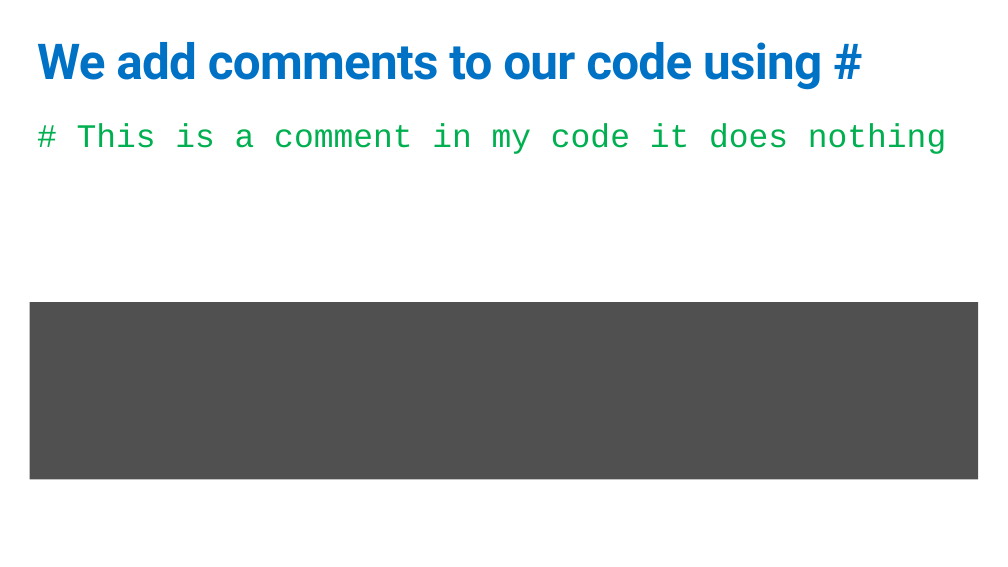
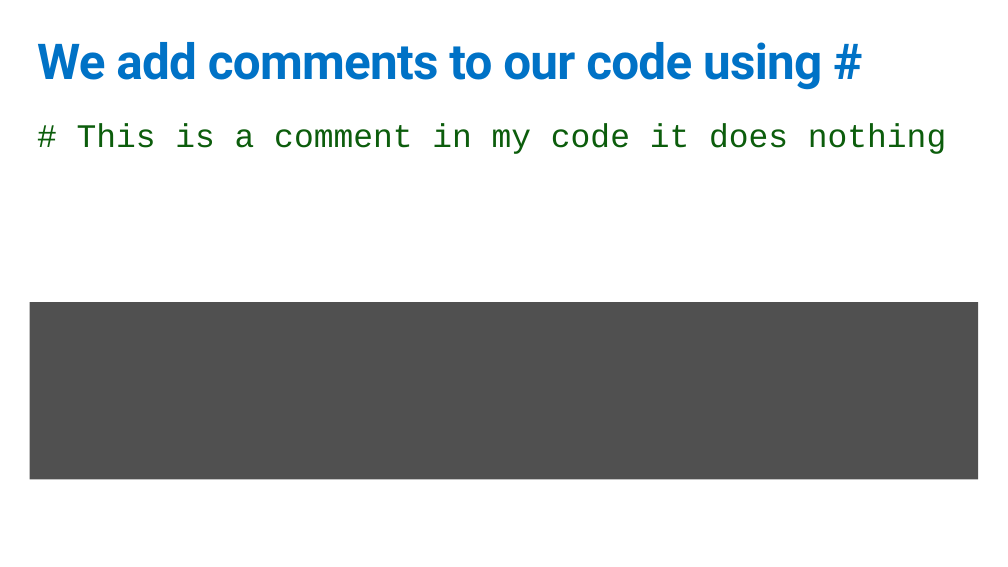
Before and after one commit to GeekTrainer/python-getting-started, a slide deck: slide 2 of Slides/Comments.pptx. Drawn at 1008x567 pixels with LibreOffice and Linux fonts; fonts in the diff are those of the drawing. Boxes give left, top, right and bottom in pixels: in the first picture for what was removed or moved away, otherwise in the second. Text is boxed around its words. In the diff, an @@ line names an element or a change of style, - is before the commit and + after.

```diff
--- a/Slides/Comments.pptx
+++ b/Slides/Comments.pptx
@@ text "# This is a comment ..." at (77, 123, 946, 154): text colour #00B050 to #0C5D0C @@
```
Also in this commit, not shown: 4 other slides changed.
